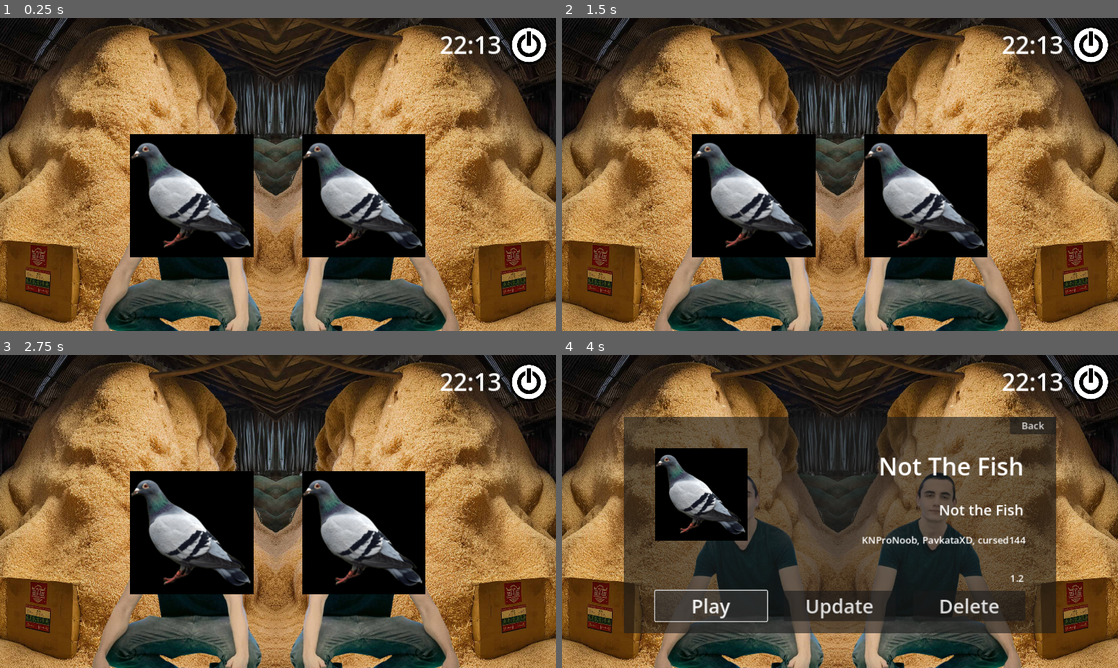
Above: before the commit, frames 1-4 (two rows, left to right).
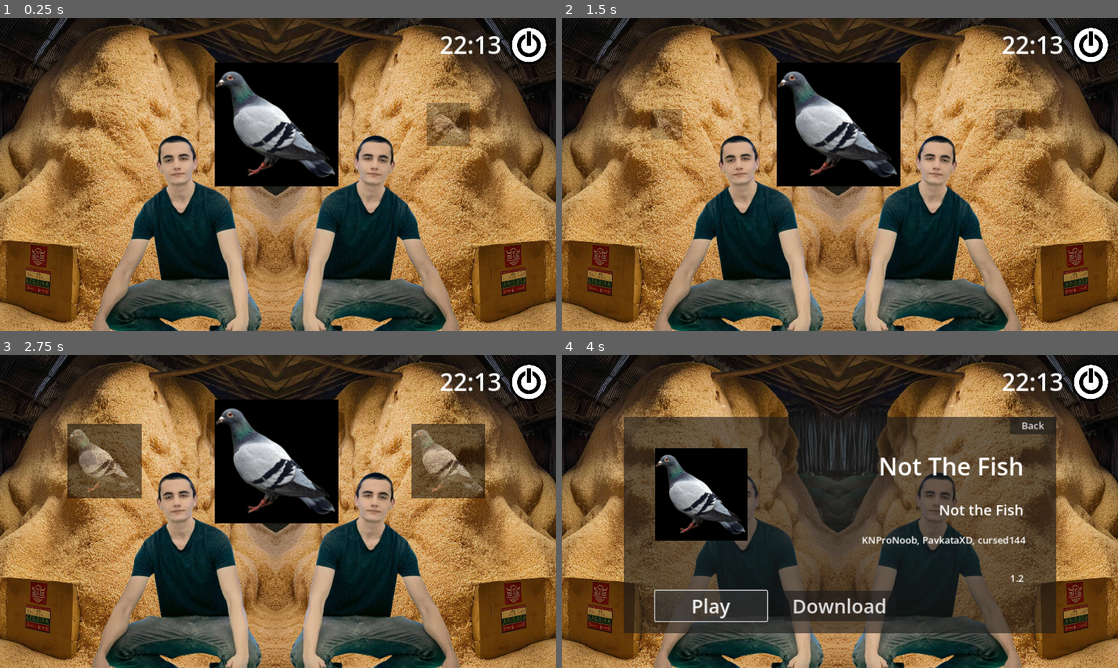
Above: after the commit, the same moments.

Repository: The-RiceBOX-Project/RiceBOX
Game: Godot game, scene res://scenes/main.tscn
Same seed, same stepped clock (60 frames per second), same inputs: the game is played once before the commit and once after it.
Inputs (mouse positions are in pixels of both pictures, inside the frame that each line leads up to; where the layout moved, square brackets give the same spot in the first picture):
- Up to frame 1 (0.25 s): no input
- Up to frame 2 (1.5 s): tap Enter (ui_accept) at 0.5 s; hold Right (ui_right) 0.53-1.25 s; hold Enter (ui_accept) 0.53-1.25 s; click (1034, 89) at 1.25 s, where only the run after the commit has a clickable "Back"
- Up to frame 3 (2.75 s): click (528, 383) at 2 s
- Up to frame 4 (4 s): click (667, 461) [756, 533] at 2.75 s; click "Play" at 3.5 s

The runs differ from the first frame. In frame 1, 21% of the frame differs, in the area x 23-85%, y 14-77%; in frame 2, 21%; in frame 3, 26%, in the area x 12-88%, y 14-77%; in frame 4, 1.6%.

Commit message:
Added animations for apps

Diff:
--- a/scenes/game_button.tscn
+++ b/scenes/game_button.tscn
@@ -1,16 +1,114 @@
-[gd_scene load_steps=3 format=3 uid="uid://dfsf2f6khabl7"]
+[gd_scene load_steps=7 format=3 uid="uid://dfsf2f6khabl7"]
 
 [ext_resource type="Script" path="res://scripts/game_button.gd" id="1_5ortt"]
-[ext_resource type="Texture2D" uid="uid://c7u7anjsllbpo" path="res://mnt/not_the_fish/icon.png" id="1_c65cn"]
+[ext_resource type="Texture2D" uid="uid://cgbc1tidiwagd" path="res://assets/galabin.png" id="1_c65cn"]
+
+[sub_resource type="Animation" id="Animation_vrjdx"]
+length = 0.001
+tracks/0/type = "value"
+tracks/0/imported = false
+tracks/0/enabled = true
+tracks/0/path = NodePath(".:modulate")
+tracks/0/interp = 1
+tracks/0/loop_wrap = true
+tracks/0/keys = {
+"times": PackedFloat32Array(0),
+"transitions": PackedFloat32Array(1),
+"update": 0,
+"values": [Color(1, 1, 1, 1)]
+}
+tracks/1/type = "value"
+tracks/1/imported = false
+tracks/1/enabled = true
+tracks/1/path = NodePath(".:scale")
+tracks/1/interp = 1
+tracks/1/loop_wrap = true
+tracks/1/keys = {
+"times": PackedFloat32Array(0),
+"transitions": PackedFloat32Array(1),
+"update": 0,
+"values": [Vector2(1, 1)]
+}
+
+[sub_resource type="Animation" id="Animation_km31g"]
+resource_name = "appear"
+length = 0.4
+step = 0.1
+tracks/0/type = "value"
+tracks/0/imported = false
+tracks/0/enabled = true
+tracks/0/path = NodePath(".:modulate")
+tracks/0/interp = 1
+tracks/0/loop_wrap = true
+tracks/0/keys = {
+"times": PackedFloat32Array(0, 0.4),
+"transitions": PackedFloat32Array(1, 1),
+"update": 0,
+"values": [Color(1, 1, 1, 0), Color(1, 1, 1, 0.501961)]
+}
+tracks/1/type = "value"
+tracks/1/imported = false
+tracks/1/enabled = true
+tracks/1/path = NodePath(".:scale")
+tracks/1/interp = 1
+tracks/1/loop_wrap = true
+tracks/1/keys = {
+"times": PackedFloat32Array(0, 0.4),
+"transitions": PackedFloat32Array(1, 1),
+"update": 0,
+"values": [Vector2(0, 0), Vector2(0.6, 0.6)]
+}
+
+[sub_resource type="Animation" id="Animation_6b18p"]
+resource_name = "unselect"
+length = 0.4
+step = 0.1
+tracks/0/type = "value"
+tracks/0/imported = false
+tracks/0/enabled = true
+tracks/0/path = NodePath(".:modulate")
+tracks/0/interp = 1
+tracks/0/loop_wrap = true
+tracks/0/keys = {
+"times": PackedFloat32Array(0, 0.4),
+"transitions": PackedFloat32Array(1, 1),
+"update": 0,
+"values": [Color(1, 1, 1, 1), Color(1, 1, 1, 0.501961)]
+}
+tracks/1/type = "value"
+tracks/1/imported = false
+tracks/1/enabled = true
+tracks/1/path = NodePath(".:scale")
+tracks/1/interp = 1
+tracks/1/loop_wrap = true
+tracks/1/keys = {
+"times": PackedFloat32Array(0, 0.4),
+"transitions": PackedFloat32Array(1, 1),
+"update": 0,
+"values": [Vector2(1, 1), Vector2(0.6, 0.6)]
+}
+
+[sub_resource type="AnimationLibrary" id="AnimationLibrary_wcqki"]
+_data = {
+"RESET": SubResource("Animation_vrjdx"),
+"appear": SubResource("Animation_km31g"),
+"unselect": SubResource("Animation_6b18p")
+}
 
 [node name="Game_Button" type="TextureButton"]
 custom_minimum_size = Vector2(256, 256)
 offset_right = 256.0
 offset_bottom = 256.0
+pivot_offset = Vector2(128, 128)
 mouse_default_cursor_shape = 2
 texture_normal = ExtResource("1_c65cn")
 ignore_texture_size = true
 stretch_mode = 0
 script = ExtResource("1_5ortt")
 
+[node name="Selection" type="AnimationPlayer" parent="."]
+libraries = {
+"": SubResource("AnimationLibrary_wcqki")
+}
+
 [connection signal="pressed" from="." to="." method="_on_pressed"]
--- a/scenes/main.tscn
+++ b/scenes/main.tscn
@@ -13,6 +13,44 @@
 [sub_resource type="AtlasTexture" id="AtlasTexture_b3jdl"]
 atlas = ExtResource("6_ly5v0")
 region = Rect2(227.9, 0, 183.1, 131.62)
+
+[sub_resource type="Animation" id="Animation_683q3"]
+length = 0.001
+tracks/0/type = "value"
+tracks/0/imported = false
+tracks/0/enabled = true
+tracks/0/path = NodePath("HBoxContainer:position")
+tracks/0/interp = 1
+tracks/0/loop_wrap = true
+tracks/0/keys = {
+"times": PackedFloat32Array(0),
+"transitions": PackedFloat32Array(1),
+"update": 0,
+"values": [Vector2(445, 92)]
+}
+
+[sub_resource type="Animation" id="Animation_jlpgg"]
+resource_name = "slide"
+length = 0.4
+step = 0.1
+tracks/0/type = "value"
+tracks/0/imported = false
+tracks/0/enabled = true
+tracks/0/path = NodePath("HBoxContainer:position")
+tracks/0/interp = 1
+tracks/0/loop_wrap = true
+tracks/0/keys = {
+"times": PackedFloat32Array(0, 0.4),
+"transitions": PackedFloat32Array(1, 1),
+"update": 0,
+"values": [Vector2(445, 92), Vector2(89, 92)]
+}
+
+[sub_resource type="AnimationLibrary" id="AnimationLibrary_bq4q2"]
+_data = {
+"RESET": SubResource("Animation_683q3"),
+"slide": SubResource("Animation_jlpgg")
+}
 
 [node name="Main" type="Control"]
 layout_mode = 3
@@ -95,19 +133,20 @@
 stretch_mode = 0
 flip_h = true
 
-[node name="ScrollContainer" type="ScrollContainer" parent="Game_select"]
-layout_mode = 0
-offset_left = 64.0
-offset_top = 240.0
-offset_right = 1088.0
-offset_bottom = 536.0
-
-[node name="HBoxContainer" type="HBoxContainer" parent="Game_select/ScrollContainer"]
+[node name="HBoxContainer" type="HBoxContainer" parent="Game_select"]
 custom_minimum_size = Vector2(256, 256)
 layout_mode = 2
+offset_left = 445.0
+offset_top = 92.0
+offset_right = 1071.0
+offset_bottom = 348.0
 size_flags_horizontal = 3
 theme_override_constants/separation = 100
-alignment = 1
+
+[node name="Slide" type="AnimationPlayer" parent="Game_select"]
+libraries = {
+"": SubResource("AnimationLibrary_bq4q2")
+}
 
 [node name="Game_details" type="Panel" parent="."]
 visible = false
--- a/scripts/clock.gd
+++ b/scripts/clock.gd
@@ -1,6 +1,6 @@
 extends Label
 
-func _process(delta: float) -> void:
+func _process(_delta: float) -> void:
 	var hour = Time.get_datetime_dict_from_system().hour
 	var mins = Time.get_datetime_dict_from_system().minute
 	if hour < 10:
--- a/scripts/game_button.gd
+++ b/scripts/game_button.gd
@@ -1,5 +1,6 @@
 extends TextureButton
 
+var game_number: int
 @export var game_path : String
 @export var is_on_usb = false
 signal game_selected(game_path, is_on_usb)
@@ -11,3 +12,31 @@
 
 func _on_pressed() -> void:
 	game_selected.emit(game_path, is_on_usb)
+
+
+func add_game_number(number, selected):
+	game_number = number
+	if number == selected: return
+	if abs(number-selected) == 1:
+		modulate = Color(1,1,1,0.5)
+		$Selection.play("appear")
+
+func reselect(selected, dir):
+	if game_number == selected:
+		$Selection.play_backwards("unselect")
+		return
+
+	if dir == 1: #if we move right
+		if game_number-selected == 1:
+			$Selection.play("appear")
+		elif game_number-selected == -1:
+			$Selection.play("unselect")
+		elif abs(game_number-selected) == 2:
+			$Selection.play_backwards("appear")
+	else: #if we move left
+		if game_number-selected == 1:
+			$Selection.play("unselect")
+		elif game_number-selected == -1:
+			$Selection.play("appear")
+		elif abs(game_number-selected) == 2:
+			$Selection.play_backwards("appear")
--- a/scripts/game_select.gd
+++ b/scripts/game_select.gd
@@ -2,22 +2,45 @@
 var games_folder = "games"
 var mnt_folder = "mnt"
 
+var selected = 1
+var game_num = 1
+var slide = 445
+
 @onready var Game_button = preload("res://scenes/game_button.tscn")
 
 @onready var Dir_select = get_node("../Dir_select")
-@onready var game_buttons = $ScrollContainer/HBoxContainer
+@onready var game_buttons = $HBoxContainer
 @onready var game_details_page = get_node("../Game_details")
+
 
 func _ready() -> void:
 	add_buttons()
 
 
+func _input(event: InputEvent) -> void:
+	if event.is_action_pressed("ui_right") and (selected+1 != game_num):
+		selected += 1
+		reselect(1)
+		scroll(1)
+	elif event.is_action_pressed("ui_left") and (selected-1) != 0:
+		selected -= 1
+		reselect(-1)
+		scroll(-1)
+	elif event.is_action_pressed("ui_accept"):
+		game_buttons.get_child(selected-1)._on_pressed()
+
+
+
 func add_buttons() -> void:
+	game_num = 1
+
 	for game in DirAccess.get_directories_at(games_folder):
 		var node = Game_button.instantiate()
 		node.game_path = games_folder + "/" + game
 		game_buttons.add_child(node)
 		node.connect("game_selected", game_details_page._on_game_selected)
+		node.add_game_number(game_num, selected)
+		game_num += 1
 
 	for game in DirAccess.get_directories_at(mnt_folder):
 		var node = Game_button.instantiate()
@@ -25,6 +48,14 @@
 		node.is_on_usb = true
 		game_buttons.add_child(node)
 		node.connect("game_selected", game_details_page._on_game_selected)
+		node.add_game_number(game_num, selected)
+		game_num += 1
+
+
+func _on_back_pressed() -> void:
+	hide()
+	Dir_select.show()
+
 
 func refresh():
 	for child in game_buttons.get_children():
@@ -32,8 +63,13 @@
 	add_buttons()
 	show()
 
+func reselect(direction) -> void:
+	for game in game_buttons.get_children():
+		game.reselect(selected, direction)
 
-
-func _on_back_pressed() -> void:
-	hide()
-	Dir_select.show()
+func scroll(dir):
+	var anim: Animation = $Slide.get_animation("slide")
+	anim.track_set_key_value(0, 0, Vector2(slide, game_buttons.position.y))
+	slide += (356*-dir)
+	anim.track_set_key_value(0, 1, Vector2(slide, game_buttons.position.y))
+	$Slide.play("slide")
Not shown, removed: games/not_the_fish/icon.png.import
Renamed: games/not_the_fish/icon.png -> mnt/not_the_fish (Copy 2)/icon.png
Not shown, added: mnt/not_the_fish (Copy 2)/icon.png.import
Renamed: games/not_the_fish/manifest.json -> mnt/not_the_fish (Copy 2)/manifest.json
Binary file added: mnt/not_the_fish (Copy 3)/icon.png
Not shown, added: mnt/not_the_fish (Copy 3)/icon.png.import
Not shown, added: mnt/not_the_fish (Copy 3)/manifest.json
Binary file added: mnt/not_the_fish (Copy 4)/icon.png
Not shown, added: mnt/not_the_fish (Copy 4)/icon.png.import
Not shown, added: mnt/not_the_fish (Copy 4)/manifest.json
Binary file added: mnt/not_the_fish (Copy)/icon.png
Not shown, added: mnt/not_the_fish (Copy)/icon.png.import
(and 7 more such lines)
